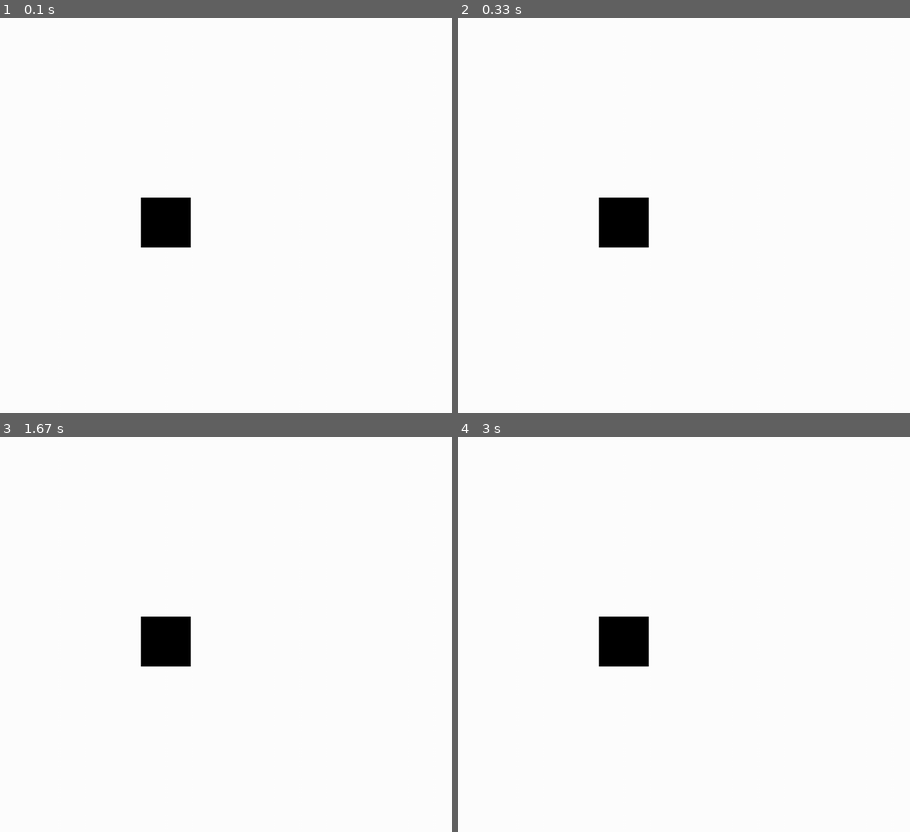
Above: before the commit, frames 1-4 (two rows, left to right).
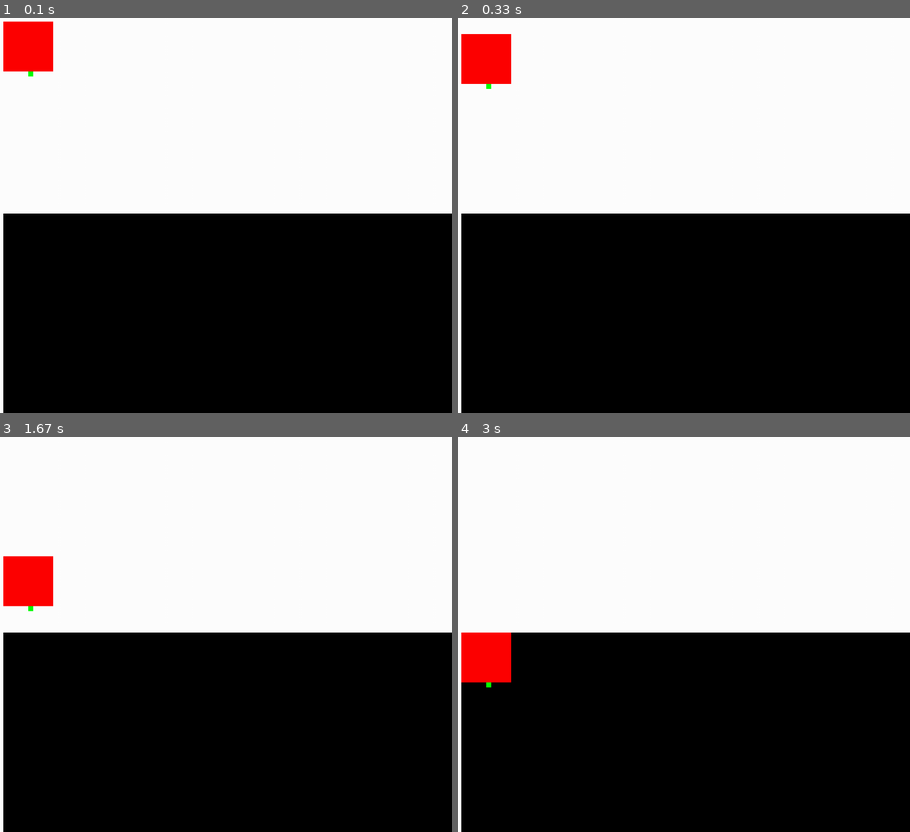
Above: after the commit, the same moments.

Repository: Ironislife98/physics
Game: pygame game, started from main.py
Two runs of this game, one before a commit and one after it. Both use one fixed random seed, a clock stepped at 60 frames per second and the inputs below.
Inputs:
- Up to frame 1 (0.1 s): no input
- Up to frame 2 (0.33 s): no input
- Up to frame 3 (1.67 s): no input
- Up to frame 4 (3 s): no input

The runs differ from the first frame. In frame 1, 51% of the frame differs, in the area x 0-100%, y 0-100%; in frame 2, 51%; in frame 3, 51%; in frame 4, 50%.

Commit message:
Added EarthGravity

Diff:
--- a/Physics2D.py
+++ b/Physics2D.py
@@ -49,3 +49,16 @@
         # How?
         # return pygame.math.Vector2.move_towards(objToAttract.vector, force)
         return self.rb.addForce(self.childClass.vector, objToAttract.vector, force)
+
+
+def update(smallMass: float, largeMass: float, smallVector: pygame.math.Vector2, largeVector: pygame.math.Vector2) -> pygame.math.Vector2:
+    distance = smallVector.distance_to(largeVector)
+    try:
+        # f = G * (m1 * m2 / d^2)
+        force = G * ((smallMass * largeMass) / distance)
+        # f = GM / d^2
+        # force = (G * largeMass) / distance
+    except ZeroDivisionError:
+        force = 0
+    # print(f"Force: {force}, Distance: {distance}")
+    return smallVector.move_towards(largeVector, force)
--- a/SmallObject.py
+++ b/SmallObject.py
@@ -5,7 +5,7 @@
 
 # All objects need a .name
 class smallObject(Attractor):
-    def __init__(self, x, y, width, height, mass, name="smallObject", color=(0, 0, 0)):
+    def __init__(self, x, y, width, height, mass, name="smallObject", autoDefineBottom=True, bottom=pygame.math.Vector2(), color=(0, 0, 0)):
         self.vector = Vector2(x, y)
         self.width = width
         self.height = height
@@ -13,8 +13,17 @@
         self.color = color
         self.rb = RigidBody2D(mass, drag=1)
         self.name = name
+        self.jumping = True
+
+        if autoDefineBottom:
+            print(self.rect.bottom)
+            self.bottom = pygame.math.Vector2(self.rect.centerx, self.rect.bottom)
+        else:
+            self.bottom = bottom
+
         super().__init__(self.rb, childClass=self)
 
     def draw(self, surface):
         self.rect = pygame.Rect(self.vector.x, self.vector.y, self.width, self.height)
+        self.bottom = pygame.math.Vector2(self.rect.centerx, self.rect.bottom)
         pygame.draw.rect(surface, self.color, self.rect)
--- a/main.py
+++ b/main.py
@@ -1,6 +1,7 @@
 import pygame
 import SmallObject
 import time
+import Physics2D
 
 pygame.init()
 
@@ -8,8 +9,8 @@
 win = pygame.display.set_mode((WIDTH, HEIGHT))
 
 
-obj1 = SmallObject.smallObject(100, 100, 100, 100, 1)
-obj2 = SmallObject.smallObject(400, 500, 100, 100, 1, name="Ground1")
+obj1 = SmallObject.smallObject(100, 100, 100, 100, 1000000, color=(255, 0, 0))
+obj2 = SmallObject.smallObject(100, 500, 1000, 1000, 10000000, name="Ground1")
 
 
 run = True
@@ -22,13 +23,13 @@
 
 
     win.fill((255, 255, 255))
+    obj2.draw(win)
+    obj1.draw(win)
 
-    obj1.draw(win)
-    obj2.draw(win)
 
-    for vector in obj1.update():
-        obj1.vector.move_towards_ip(vector, 100)
-    for vector in obj2.update():
-        obj2.vector.move_towards_ip(vector, 10)
+    pygame.draw.rect(win, (0, 255, 0), pygame.Rect(obj1.bottom.x, obj1.bottom.y, 10, 10))
+    movetowards = Physics2D.update(obj1.rb.mass, obj2.rb.mass, pygame.math.Vector2(obj1.vector.x, obj1.vector.y), obj2.vector)
+    #print(movetowards)
+    obj1.vector = movetowards
     print(obj1.vector, obj2.vector)
     pygame.display.update()
--- a/test.py
+++ b/test.py
@@ -7,9 +7,7 @@
 WIDTH, HEIGHT = 1000, 900
 win = pygame.display.set_mode((WIDTH, HEIGHT))
 
-
-obj1 = SmallObject.smallObject(300, 100, 100, 100, 1)
-obj2 = pygame.Vector2(300, 700)
+RECT = pygame.Rect(100, 200, 100, 100)
 
 run = True
 while run:
@@ -20,10 +18,6 @@
             break
     win.fill((255, 255, 255))
 
-    obj1.vector.move_towards_ip(obj2, 9.8)
-    obj1.draw(win)
-    distance = obj1.vector.distance_to(obj2)
-    if distance == 0:
-        obj1.vector = pygame.Vector2(300, 100)
-    print(obj1.vector.xy)
+    pygame.draw.rect(win, (255, 0, 0), pygame.Rect(RECT.centerx - 5, RECT.bottom, 10, 10))
+    pygame.draw.rect(win, (0, 0, 0), RECT)
     pygame.display.update()
Empty file added: detectCollision.py
